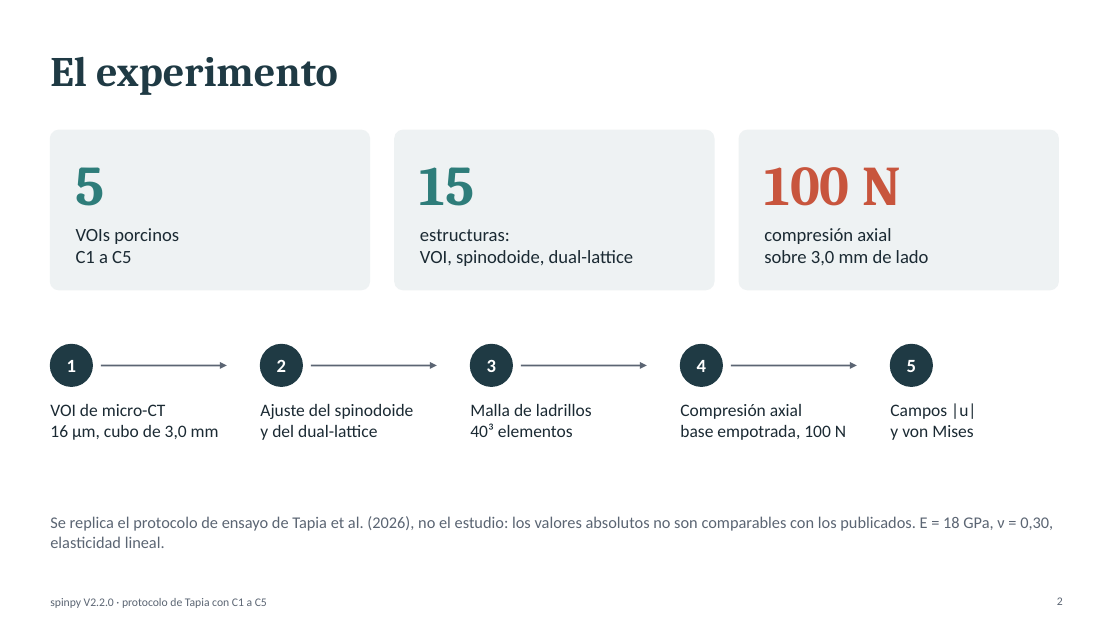
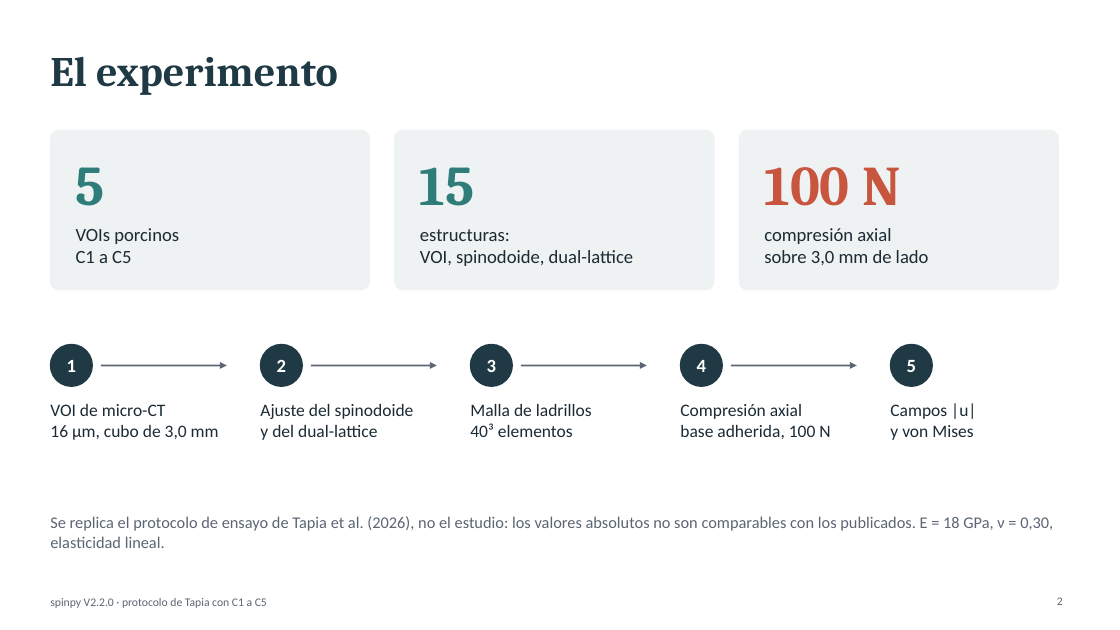
Before and after one commit to cgt1989/spinpy, a slide deck: slide 2 of comparativa_motores/tapia_c1_c5/Tapia_C1_C5.pptx. Drawn at 1120x630 pixels with LibreOffice and Linux fonts; fonts in the diff are those of the drawing. Boxes give left, top, right and bottom in pixels: in the first picture for what was removed or moved away, otherwise in the second. Text is boxed around its words. In the diff, an @@ line names an element or a change of style, - is before the commit and + after.

```diff
--- a/comparativa_motores/tapia_c1_c5/Tapia_C1_C5.pptx
+++ b/comparativa_motores/tapia_c1_c5/Tapia_C1_C5.pptx
@@ text at <box>680,425,830,439</box>: text changed @@
-base empotrada, 100 N
+base adherida, 100 N
```
Also in this commit, not shown: 11 other slides changed, 2 slides added, 7 other files.
